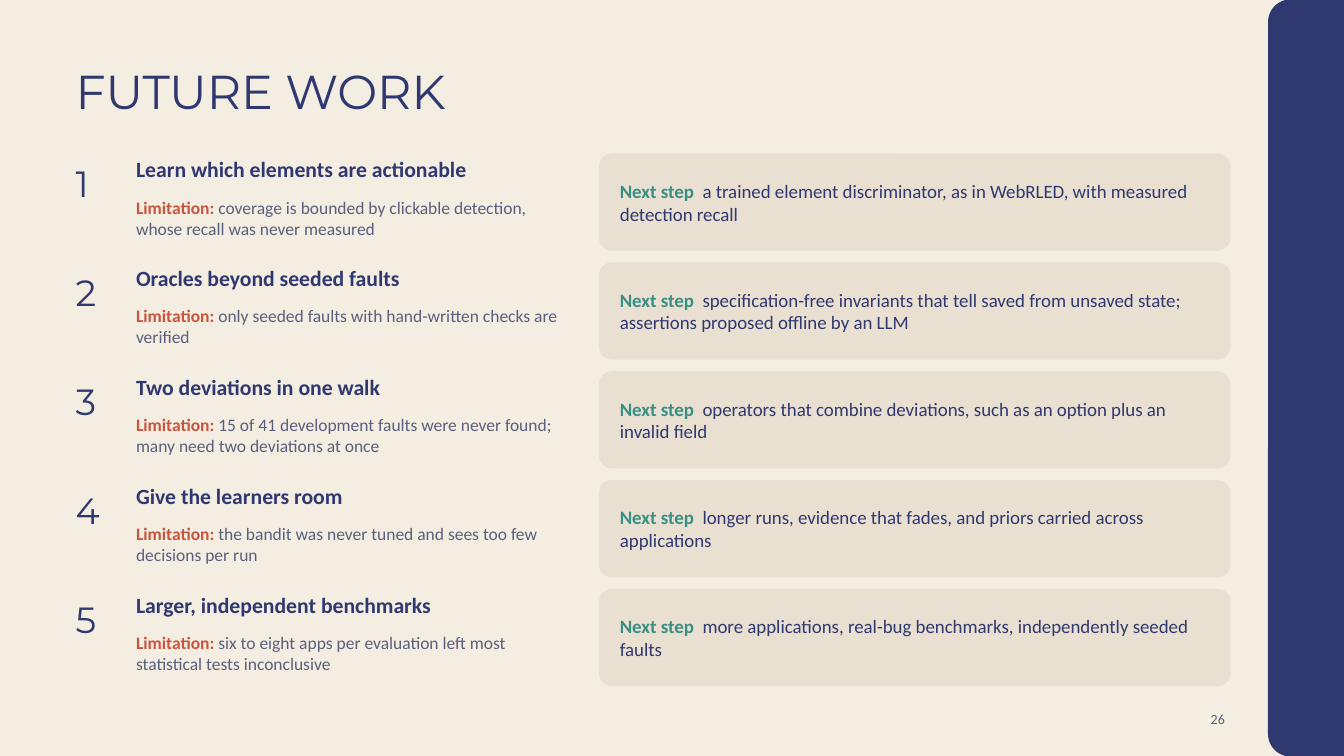
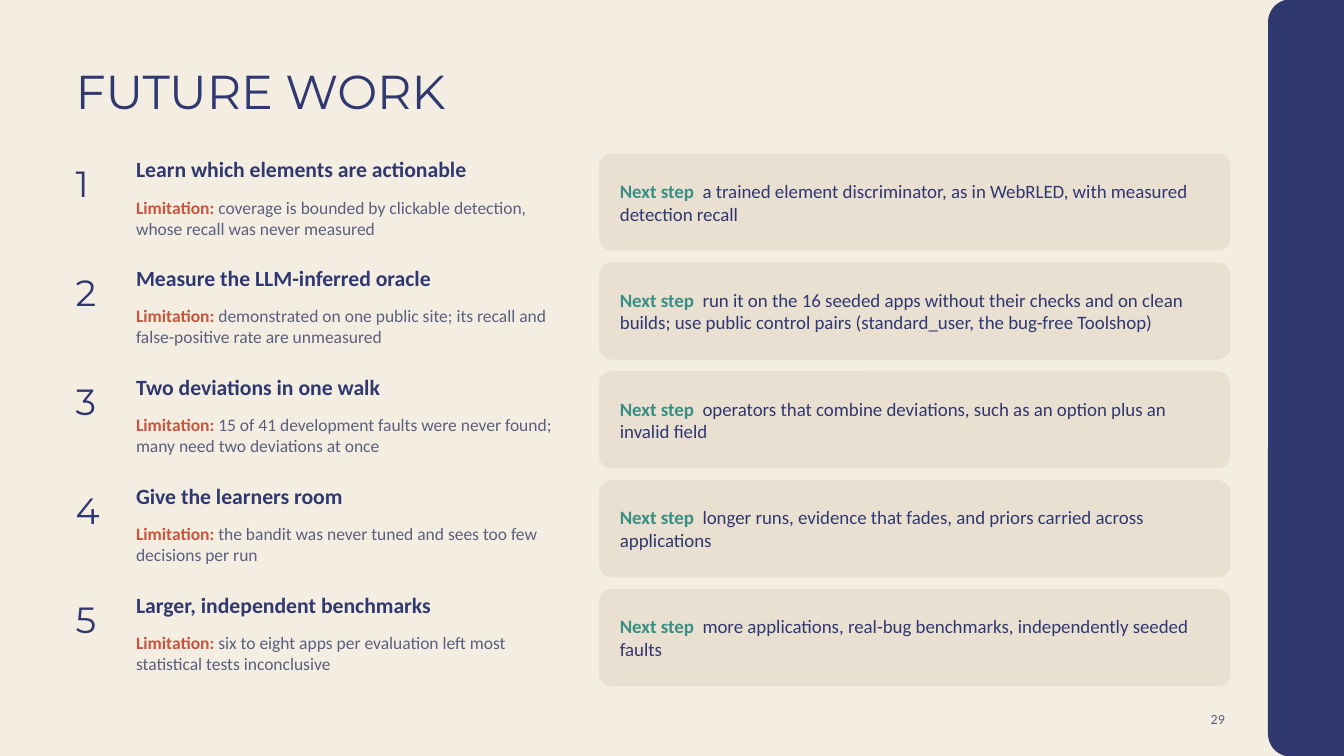
Before and after one commit to Rustlogan2k/Autonomous-web-testing-agent, a slide deck: slide 29 of Katalyze_Final_Review.pptx (slide 26 before the commit). Drawn at 1344x756 pixels with LibreOffice and Linux fonts; fonts in the diff are those of the drawing. Boxes give left, top, right and bottom in pixels: in the first picture for what was removed or moved away, otherwise in the second. Text is boxed around its words. In the diff, an @@ line names an element or a change of style, - is before the commit and + after.

```diff
--- a/Katalyze_Final_Review.pptx
+++ b/Katalyze_Final_Review.pptx
@@ text at [136,270,431,286]: text changed @@
-Oracles beyond seeded faults
+Measure the LLM-inferred oracle
@@ text at [620,294,1183,332]: text changed @@
-Next step specification-free invariants that tell saved from unsaved state; assertions proposed offline by an LLM
+Next step run it on the 16 seeded apps without their checks and on clean builds; use public control pairs (standard_user, the bug-free Toolshop)
@@ text at [136,309,546,346]: text changed @@
-Limitation: only seeded faults with hand-written checks are verified
+Limitation: demonstrated on one public site; its recall and false-positive rate are unmeasured
@@ page number at [1211,715,1225,724]: text changed @@
-26
+29
```
Also in this commit, not shown: 1 other slide changed, 3 slides added, 9 other files.
